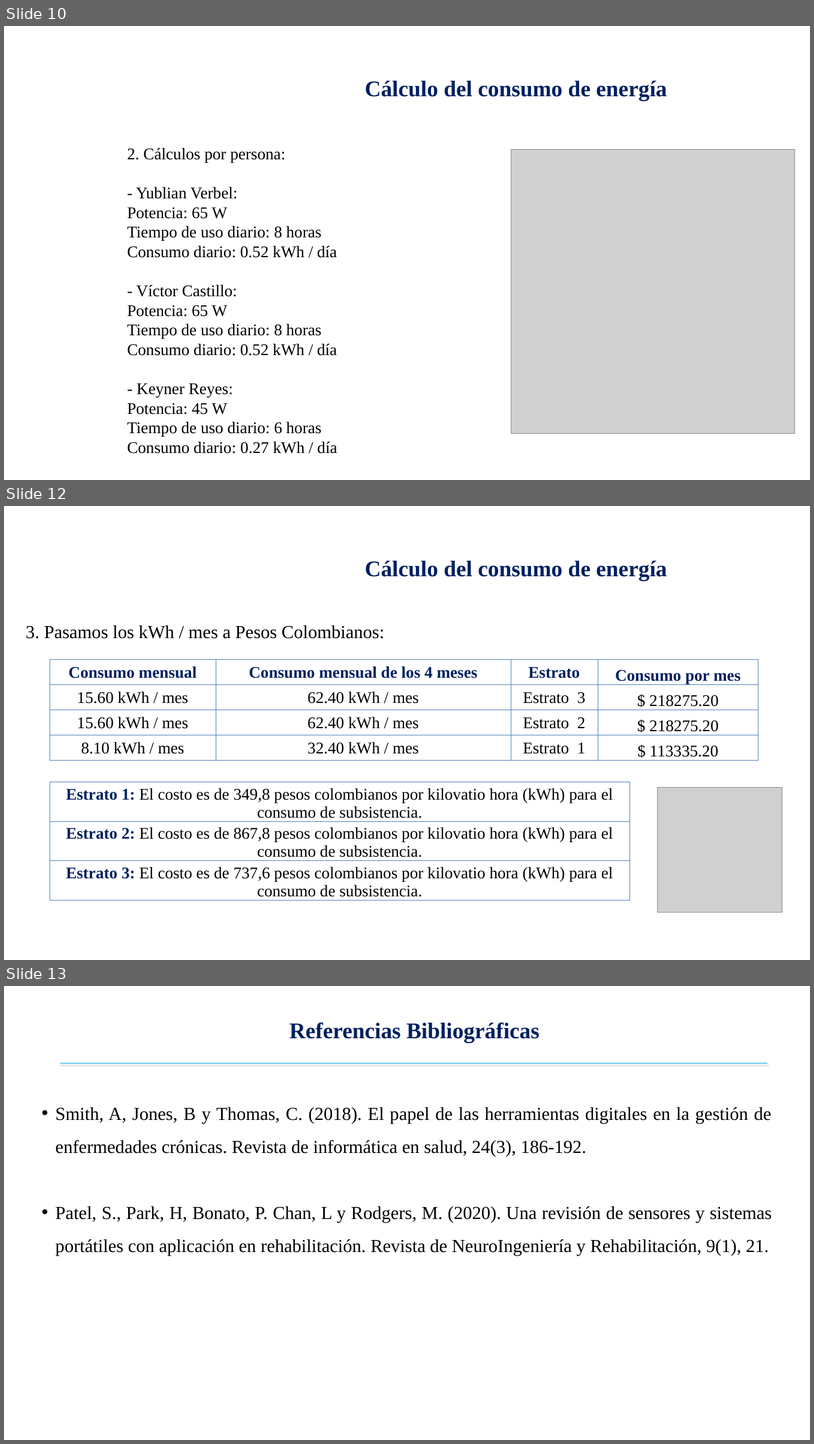
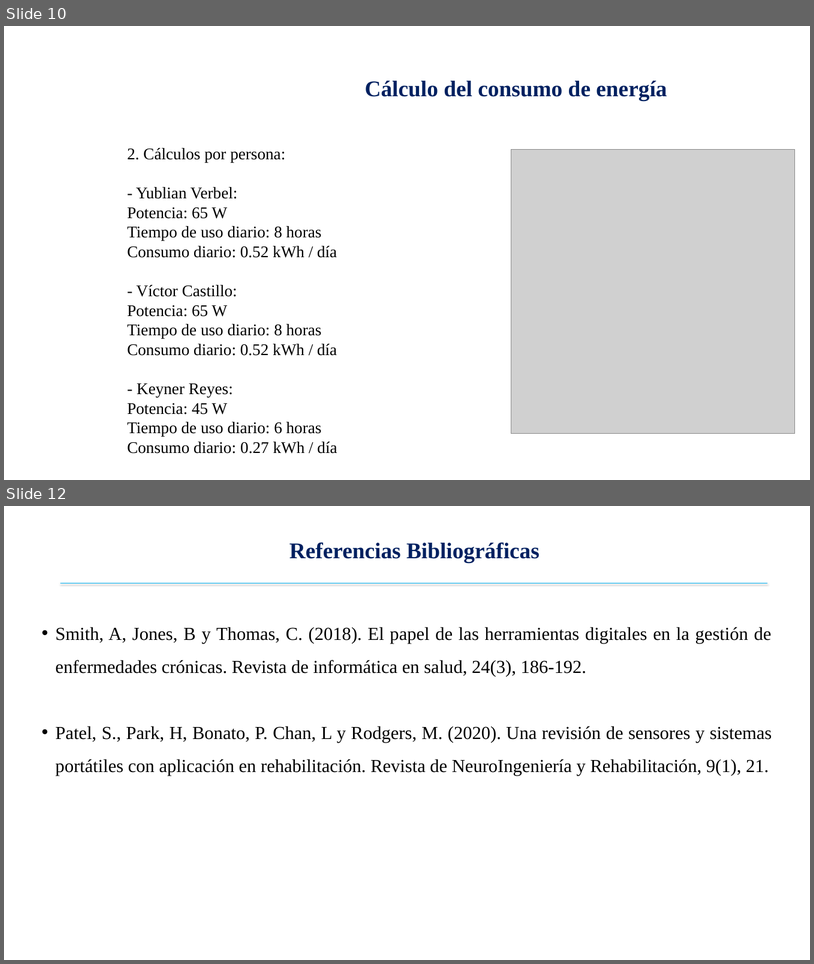
Before and after one commit to VictorCast2/DSB, a slide deck: Diapositivas/Diapositivas Del Proyecto De Aula (DSB) Final.pptx. Shown one above the other, each under a label of ours: slides 10, 12 and 13 before the commit, slides 10 and 12 after it; the slides between them are not shown. The pictures are 814x1444 and 814x964 pixels, drawn with LibreOffice and Linux fonts; fonts in the diff are those of the drawing; grey boxes stand for pictures; background and template pictures are left out. Boxes give left, top, right and bottom in pixels: in the first picture for what was removed or moved away, otherwise in the second. Text is boxed around its words. In the diff, an @@ line names an element or a change of style, - is before the commit and + after.

```diff
--- a/Diapositivas/Diapositivas Del Proyecto De Aula (DSB) Final.pptx
+++ b/Diapositivas/Diapositivas Del Proyecto De Aula (DSB) Final.pptx
@@ slide 12 removed at <box>4,506,810,960</box>, background picture (left out) @@
@@ text removed at <box>365,561,667,581</box> @@
-Cálculo del consumo de energía
@@ text removed at <box>26,625,384,639</box> @@
-3. Pasamos los kWh / mes a Pesos Colombianos:
@@ table removed at <box>50,659,758,760</box>, 4 rows, 4 columns @@
-Consumo mensual | Consumo mensual de los 4 meses | Estrato | Consumo por mes
-15.60 kWh / mes | 62.40 kWh / mes | Estrato 3 | $ 218275.20
-15.60 kWh / mes | 62.40 kWh / mes | Estrato 2 | $ 218275.20
-8.10 kWh / mes | 32.40 kWh / mes | Estrato 1 | $ 113335.20
@@ table removed at <box>50,782,630,900</box>, 3 rows, 1 columns @@
-Estrato 1: El costo es de 349,8 pesos colombianos por kilovatio hora (kWh) para el consumo de subsistencia.
-Estrato 2: El costo es de 867,8 pesos colombianos por kilovatio hora (kWh) para el consumo de subsistencia.
-Estrato 3: El costo es de 737,6 pesos colombianos por kilovatio hora (kWh) para el consumo de subsistencia.
@@ picture removed at <box>658,787,783,912</box> @@
@@ what was slide 13 is now slide 12 @@
```
Also in this commit, not shown: 8 slides changed, 15 other files.
